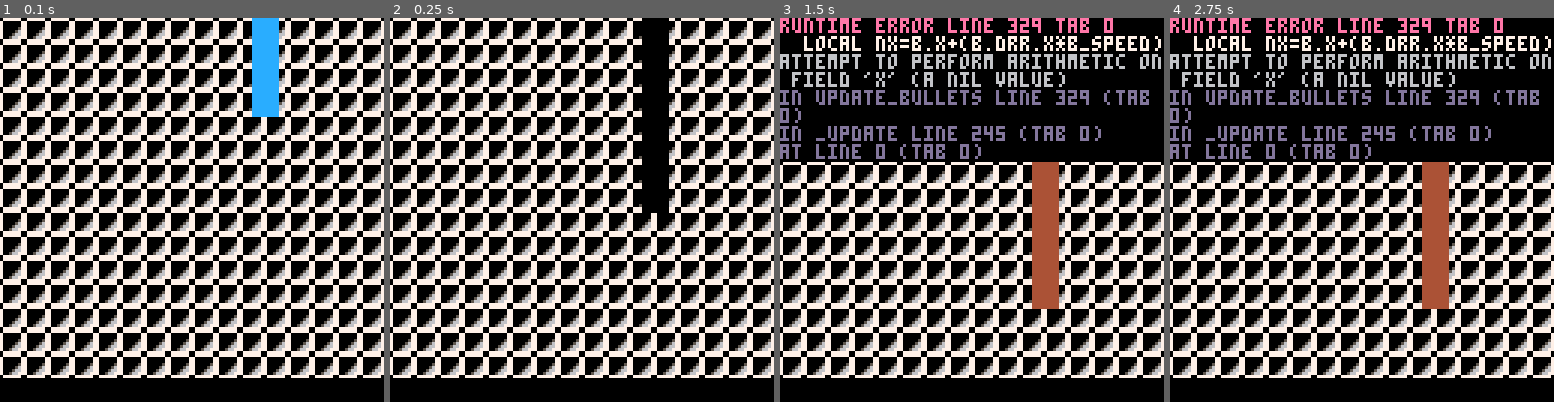
Above: before the commit, frames 1-4 (left to right).
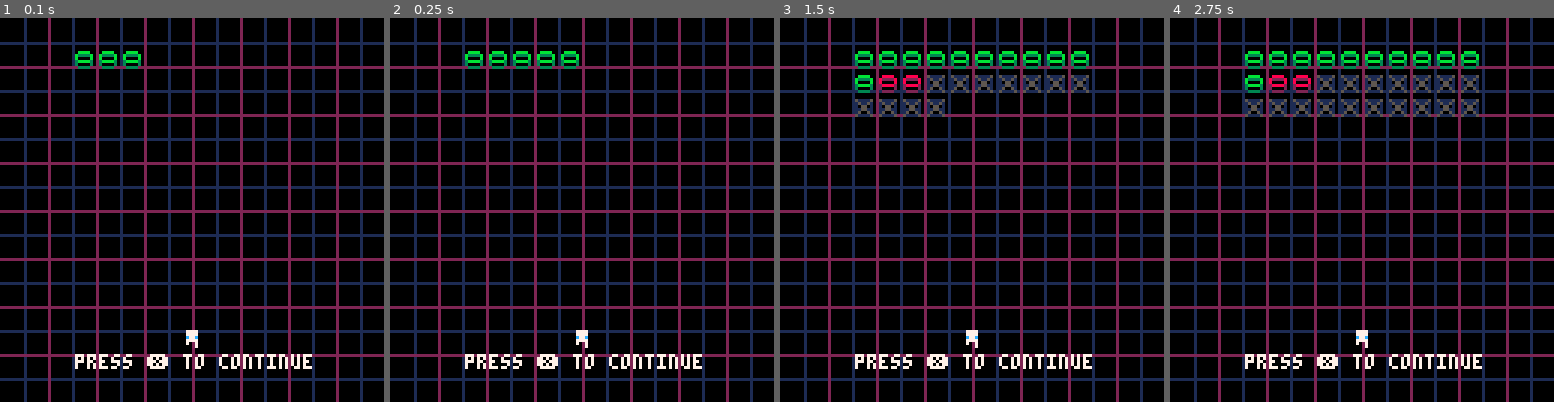
Above: after the commit, the same moments.

Repository: rdelos747/pico8
Game: PICO-8 cartridge ms_shoot.p8
Same seed, same stepped clock (60 frames per second), same inputs: the game is played once before the commit and once after it.
Inputs:
- Up to frame 1 (0.1 s): no input
- Up to frame 2 (0.25 s): no input
- Up to frame 3 (1.5 s): tap X (X key) at 0.33, 1.07 s
- Up to frame 4 (2.75 s): hold Right 1.6-2.1 s; tap X (X key) at 1.85 s; hold Up 2.15-2.42 s; hold Right from 2.47 s (still down)

The runs differ from the first frame. In frame 1, 57% of the frame differs, in the area x 0-100%, y 0-100%; in frame 2, 55%; in frame 3, 52%; in frame 4, 52%.
Error before the commit: runtime error line 329 tab 0; local nx=b.x+(b.drr.x*b_speed); attempt to perform arithmetic on field 'x' (a nil value)

Commit message:
Fri Jun 14 00:08:02 EDT 2019

Diff:
--- a/ms_shoot.p8
+++ b/ms_shoot.p8
@@ -1,17 +1,32 @@
 pico-8 cartridge // http://www.pico-8.com
 version 16
 __lua__
+--[[
+todo:
+	-add grayed out key icon to
+			hud -> turns gold when
+			key collected
+		-can place key on map same way
+				as door
+		-add key door, same as door
+				but shows a key sprite ontop
+	-screen between levels that
+			shows overall progress
+			and progress from last level
+]]--
+
+
 -- vars
 -- =================
 --constants
 b_speed=6
 hud_h=8
---start,instructions,game
-mode=0
-
---game stuff
-pause=0
-hit=0
+--modes
+mode_start=0
+mode_game=1
+mode_middle=2
+mode_inst=3
+mode=mode_middle
 
 --cam
 cam={x=0,y=0,sx=0,sy=0,s_tm=0}
@@ -21,6 +36,11 @@
 num_b=30
 xmax=16
 ymax=16
+--level stats
+l_stat={
+	b_found=11,
+	b_hit=2
+}
 
 --player
 pp={x=20,y=20,
@@ -33,17 +53,10 @@
 	max_hp=10
 }
 
---drop
-drop={
-	x=-1,tm=0,y_end=-1,
-	dy_bot=0,dy_top=0,
-	go=false,landed=false
-}
-
---door
-door={
-	i=-1,j=-1,tm=0,y=0,dy=-1,
-	found=false
+--middle helper
+middle={
+	p_tm=0,
+	b_tm=0
 }
 
 --arrays
@@ -52,6 +65,47 @@
 explosions={}
 sheets={}
 
+--reset
+function reset_level()
+	--clear arrays :(
+	for b in all(bullets)do
+		del(bullets,b)
+	end
+	for s in all(sprinkles)do
+		del(sprinkles,s)
+	end
+	for e in all(explosions)do
+		del(explosions,e)
+	end
+	for s in all(sheets)do
+		del(sheets,s)
+	end
+	--reset objects
+	--drop/undrop
+	drop={
+		x=-1,tm=0,y_end=-1,
+		dy_bot=0,dy_top=0,
+		go=false,landed=false
+	}
+	undrop={
+		x=-1,tm=0,y_end=-1,
+		dy_bot=0,dy_top=0,
+		go=false
+	}
+	--door
+	door={
+		i=-1,j=-1,tm=0,y=0,dy=-1,
+		found=false
+	}
+	--game stuff
+	pause=0
+	hit=0
+	--generate stuff
+	new_level()
+	place_player()
+	place_door()
+end
+
 -- helpers
 --=============
 function rand(bot,top)
@@ -84,18 +138,60 @@
 -- init
 -- =================
 function _init()
-	new_level()
-	place_player()
-	//update_opens()
-	place_door()
+	reset_level()
 end
 
 -- draw
 -- =================
 function _draw()
-	//if(pause>0)return
 	cls()
-	draw_game()
+	if mode==mode_game then
+		draw_game()
+	elseif mode==mode_middle then
+		draw_middle()
+	end
+end
+
+--debug
+function draw_grid()
+	for i=1,16 do
+		line(i*8,0,i*8,127,1)
+		line(0,i*8,127,i*8,1)
+	end
+	for i=1,8 do
+		line(i*16,0,i*16,127,2)
+		line(0,i*16,127,i*16,2)
+	end
+end
+
+function draw_middle()
+	draw_grid()
+	--draw bombs found
+	local b_left=24
+	local b_top=10
+	//for b=0,num_b-1 do
+	for b=0,flr(middle.b_tm) do
+		local bs=51
+		if b<l_stat.b_found then
+			bs=49
+		elseif b<l_stat.b_found+
+					l_stat.b_hit then
+			bs=50
+		end
+		spr(bs,
+			b_left+(b%10)*8,
+			b_top+flr(b/10)*8)
+	end
+	--player
+	spr(4,60,103)
+	if flr(middle.p_tm)%2==0 then
+		spr(5,60,103)
+	else
+		spr(6,60,103)
+	end
+	--continue
+	print("press ❎ to continue",
+		25,112,7)
 end
 
 function draw_game()
@@ -115,6 +211,11 @@
 			return
 		end
 	end
+
+	if undrop.go then
+		draw_undrop()
+		return
+	end
 	--objects
 	draw_player()
 	draw_bullets()
@@ -214,9 +315,36 @@
 	pal()
 end
 
+function draw_undrop()
+	pal(7,flr(undrop.tm)+8)
+		rectfill(
+			undrop.x,
+			cam.y+undrop.dy_top,
+			undrop.x+8,
+			cam.y+undrop.dy_bot,
+			7
+		)
+	pal()
+end
+
 -- update
 -- =================
 function _update()
+	if mode==mode_game then
+		update_game()
+	elseif mode==mode_middle then
+		update_middle()
+	end
+end
+
+function update_middle()
+	middle.p_tm+=0.1
+	if middle.b_tm<num_b-1 then
+		middle.b_tm+=0.5
+	end
+end
+
+function update_game()
 	--update cam
 	update_cam()
 
@@ -233,6 +361,11 @@
 		if not drop.landed then
 			return
 		end
+	end
+
+	if undrop.go then
+		update_undrop()
+		return
 	end
 
 	--main update
@@ -292,6 +425,14 @@
 	--move
 	local nx=pp.x+(drr.x*4)
 	local ny=pp.y+(drr.y*4)
+	if flr(nx/8)==door.i and
+				flr(ny/8)==door.j then
+	 undrop.x=door.i*8
+		undrop.y_end=cam.x
+		undrop.dy_top=door.j*8
+		undrop.dy_bot=door.j*8
+		undrop.go=true
+	end
 	if place_free(nx,ny) then
 		pp.x+=drr.x
 		pp.y+=drr.y
@@ -440,6 +581,19 @@
 		drop.go=false
 	end
 	drop.tm+=1
+end
+
+function update_undrop()
+	if undrop.dy_top>undrop.y_end then
+		undrop.dy_top-=8
+	elseif undrop.dy_bot>undrop.y_end then
+		undrop.dy_bot-=5
+	else
+		undrop.go=false
+		//reset_level()
+		mode=mode_middle
+	end
+	undrop.tm+=1
 end
 
 --door stuff
@@ -667,14 +821,14 @@
 00700700000000000000000000000000000000000070070000700700007000000000070000777700007777000000000000000000007777007777777700000000
 00000000000000000000000000000000000000000000070000700000000000000000000000700000000007000000000000000000000000007777777700000000
 00000000000000000000000000000000000000000000000000000000000000000000000000000000000000000000000000000000000000000000000000000000
-1000000007777770022222200eeeeee0088888800bbbbbb008888880000000000000000010000000100000000000000000000000000000000000000000000000
-000000007000000720000002e000000e80000008bb1111bb88111188000000000000000000000000000000000000000000000000000000000000000000000000
-000000007000000720000002e000000e80000008b333333b82222228000000000000000000055500000555000000000000000000000000000000000000000000
-000000007000005720000012e00000de80000028b333333b82222228000000000000000000000500000505000000000000000000000000000000000000000000
-0000000070000567200001d2e0000d2e800002e8bb3333bb88222288000000000000000000000500000555007777777700000000000000000000000000000000
-000000007000566720001dd2e000d22e80002ee83bbbbbb328888882777777777777777700005000000505007000000700000000000000000000000000000000
-00000000700566772001dd22e00d22ee8002ee881333333112222221777777777777777700005000000555007000000700000000000000000000000000000000
-0000000007777770022222200eeeeee0088888800111111001111110000000000000000000000000000000007777777700000000000000000000000000000000
+1000000007777770022222200eeeeee0088888800bbbbbb008888880000000000000000001111110100000000000000000000000000000000000000000000000
+000000007000000720000002e000000e80000008bb1111bb88111188000000000000000011000011000000000000000000000000000000000000000000000000
+000000007000000720000002e000000e80000008b333333b82222228000000000000000010000001000555000000000000000000000000000000000000000000
+000000007000005720000012e00000de80000028b333333b82222228000000000000000010000001000505000000000000000000000000000000000000000000
+0000000070000567200001d2e0000d2e800002e8bb3333bb88222288000000000000000011000011000555007777777700000000000000000000000000000000
+000000007000566720001dd2e000d22e80002ee83bbbbbb328888882777777777777777710111101000505007000000700000000000000000000000000000000
+00000000700566772001dd22e00d22ee8002ee881333333112222221777777777777777710000001000555007000000700000000000000000000000000000000
+0000000007777770022222200eeeeee0088888800111111001111110000000000000000001111110000000007777777700000000000000000000000000000000
 100000000777777000000d0d08800000000088000220000000002200000000001000000010000000100000001000000010000000100000001000000010000000
 0000000070000007000000d082280000000088802002000000000020000000000000000000000000000000000000000000000000000000000000000000000000
 000000007000000700dd0d0d82880000000088802000000000000020000000000005500000055500000555000005050000055500000500000005550000055500
@@ -684,12 +838,12 @@
 00000000700566770d00d00000000000000000000000000000000000000000000005550000055500000555000000050000055500000555000000500000055500
 000000000777777000dd000000000000000000000000000000000000000000000000000000000000000000000000000000000000000000000000000000000000
 00000000000000000000000000000000000000000000000000000000000000001000000010000000100000001000000010000000100000001000000010000000
-00000000000000000000000000000000000000000000000000000000000000000000000000000000000000000000000000000000000000000000000000000000
-0000000000000000000000000000000000000000000000000000000000000000000cc000000bbb0000088800000d0d0000022200000300000001110000055500
-00000000000000000000000000000000000000000000000000000000000000000000c00000000b0000000800000d0d0000020000000300000000010000050500
-00000000000000000000000000000000000000000000000000000000000000000000c000000bbb0000008800000ddd0000022200000333000000010000055500
-00000000000000000000000000000000000000000000000000000000000000000000c000000b00000000080000000d0000000200000303000000100000050500
-0000000000000000000000000000000000000000000000000000000000000000000ccc00000bbb000008880000000d0000022200000333000000100000055500
+0000000000bbbb000088880005111150000000000000000000000000000000000000000000000000000000000000000000000000000000000000000000000000
+000000000b3333b0082222800151151000000000000000000000000000000000000cc000000bbb0000088800000d0d0000022200000300000001110000055500
+000000000b0000b00800008001055010000000000000000000000000000000000000c00000000b0000000800000d0d0000020000000300000000010000050500
+0000000003bbbb300288882001155110000000000000000000000000000000000000c000000bbb0000008800000ddd0000022200000333000000010000055500
+00000000030000300200002001500510000000000000000000000000000000000000c000000b00000000080000000d0000000200000303000000100000050500
+0000000000333300002222000511115000000000000000000000000000000000000ccc00000bbb000008880000000d0000022200000333000000100000055500
 __gff__
 0000000000000000000000000000000000000000000001000000000000000000000000000000000000000000000000000000000000000000000000000000000000000000000000000000000000000000000000000000000000000000000000000000000000000000000000000000000000000000000000000000000000000000
 0000000000000000000000000000000000000000000000000000000000000000000000000000000000000000000000000000000000000000000000000000000000000000000000000000000000000000000000000000000000000000000000000000000000000000000000000000000000000000000000000000000000000000
